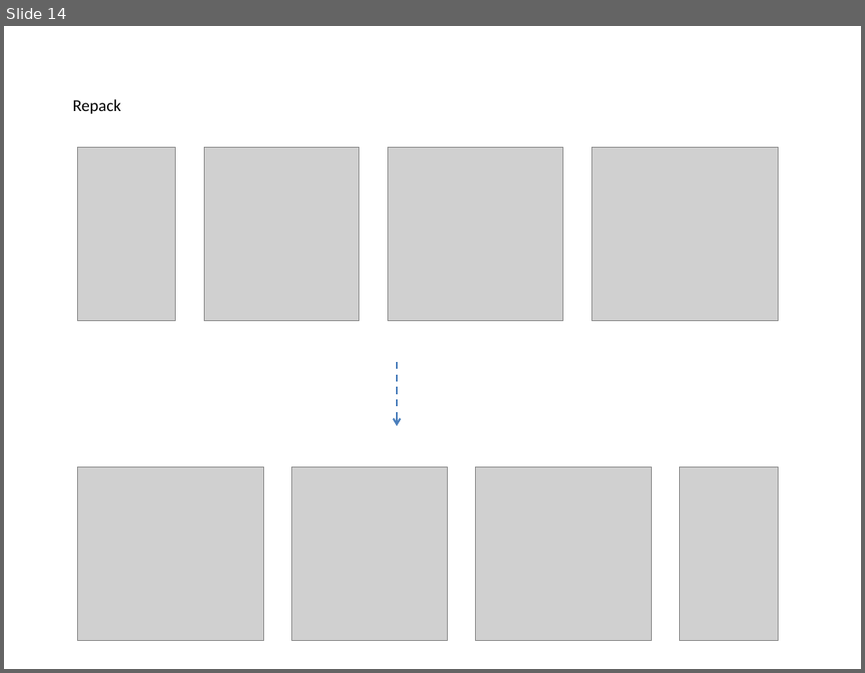
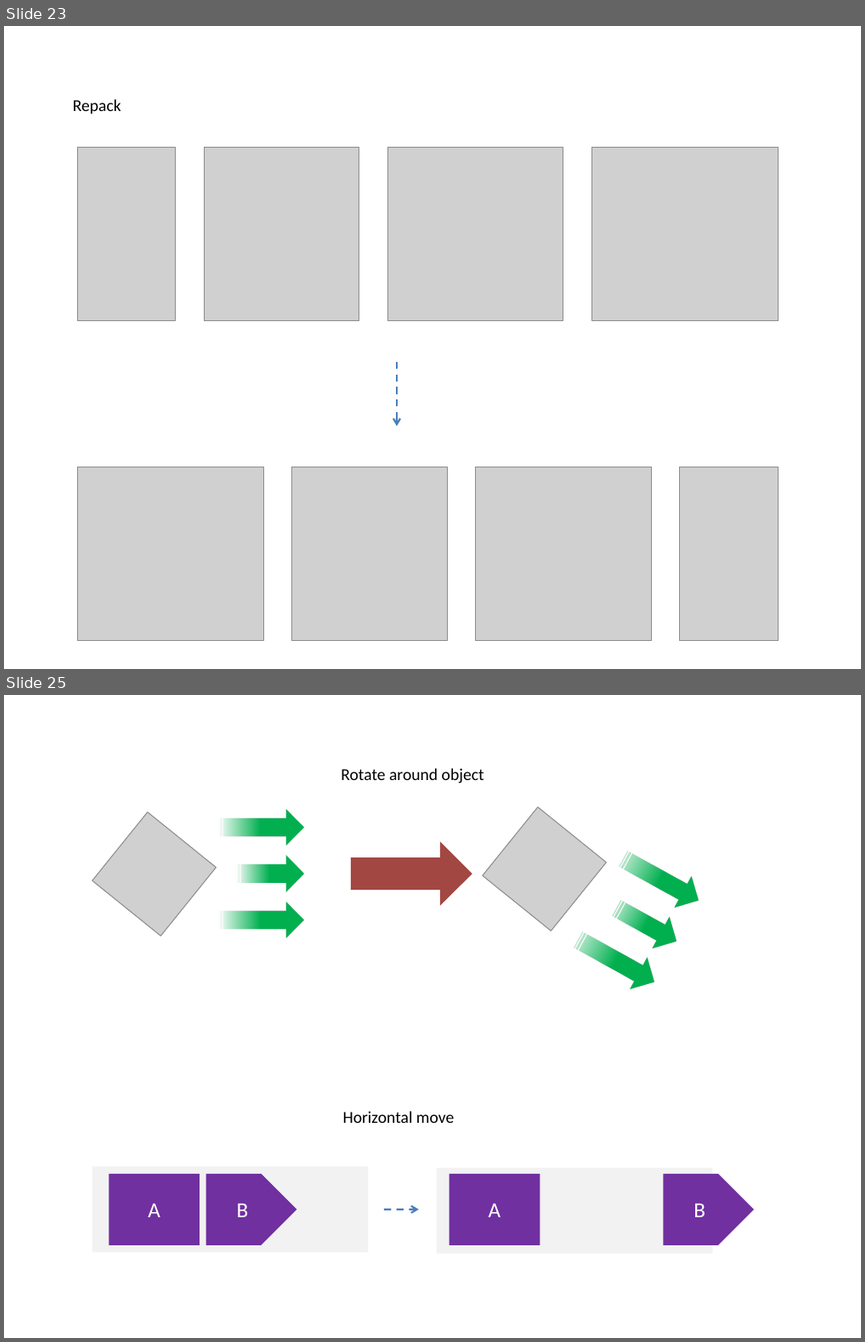
Before and after one commit to PowerPointLabs/PowerPointLabs, a slide deck: doc/Examples-PositionsLab.pptx. Shown one above the other, each under a label of ours: slide 14 before the commit, slides 23 and 25 after it; the slides between them are not shown. The pictures are 865x673 and 865x1342 pixels, drawn with LibreOffice and Linux fonts; fonts in the diff are those of the drawing; grey boxes stand for pictures. Boxes give left, top, right and bottom in pixels: in the first picture for what was removed or moved away, otherwise in the second. Text is boxed around its words. In the diff, an @@ line names an element or a change of style, - is before the commit and + after.

```diff
--- a/doc/Examples-PositionsLab.pptx
+++ b/doc/Examples-PositionsLab.pptx
@@ slide 25 added at (x1=4, y1=695, x2=861, y2=1338), background #FFFFFF @@
@@ text added at (x1=341, y1=768, x2=484, y2=783), 14 pt, text #000000 @@
+Rotate around object
@@ picture added at (x1=92, y1=811, x2=216, y2=936) @@
@@ striped right arrow added at (x1=218, y1=809, x2=304, y2=845), fill gradient #00B050 @@
@@ picture added at (x1=483, y1=807, x2=607, y2=931) @@
@@ down arrow added at (x1=351, y1=842, x2=472, y2=906), fill #A34742 @@
@@ striped right arrow added at (x1=614, y1=843, x2=707, y2=915), fill gradient #00B050 @@
@@ striped right arrow added at (x1=236, y1=857, x2=304, y2=892), fill gradient #00B050 @@
@@ striped right arrow added at (x1=608, y1=892, x2=685, y2=957), fill gradient #00B050 @@
@@ striped right arrow added at (x1=218, y1=902, x2=304, y2=938), fill gradient #00B050 @@
@@ striped right arrow added at (x1=569, y1=925, x2=662, y2=997), fill gradient #00B050 @@
@@ text added at (x1=343, y1=1111, x2=454, y2=1123), 14 pt, text #000000 @@
+Horizontal move
@@ rectangle added at (x1=92, y1=1166, x2=368, y2=1252), fill #F2F2F2 @@
@@ rectangle added at (x1=109, y1=1173, x2=200, y2=1244), fill #7030A0, 18 pt, text #FFFFFF @@
+A
@@ pentagon arrow added at (x1=206, y1=1173, x2=297, y2=1244), fill #7030A0, 18 pt, text #FFFFFF @@
+B
@@ rectangle added at (x1=437, y1=1168, x2=713, y2=1253), fill #F2F2F2 @@
@@ rectangle added at (x1=449, y1=1173, x2=540, y2=1244), fill #7030A0, 18 pt, text #FFFFFF @@
+A
@@ pentagon arrow added at (x1=663, y1=1173, x2=754, y2=1244), fill #7030A0, 18 pt, text #FFFFFF @@
+B
@@ arrow added from (384, 1209) to (419, 1209), #4B7EBC 1.5 pt dashed @@
@@ what was slide 14 is now slide 23 @@
```
Also in this commit, not shown: 1 slide changed, 12 other slides added, 2 slides removed.
